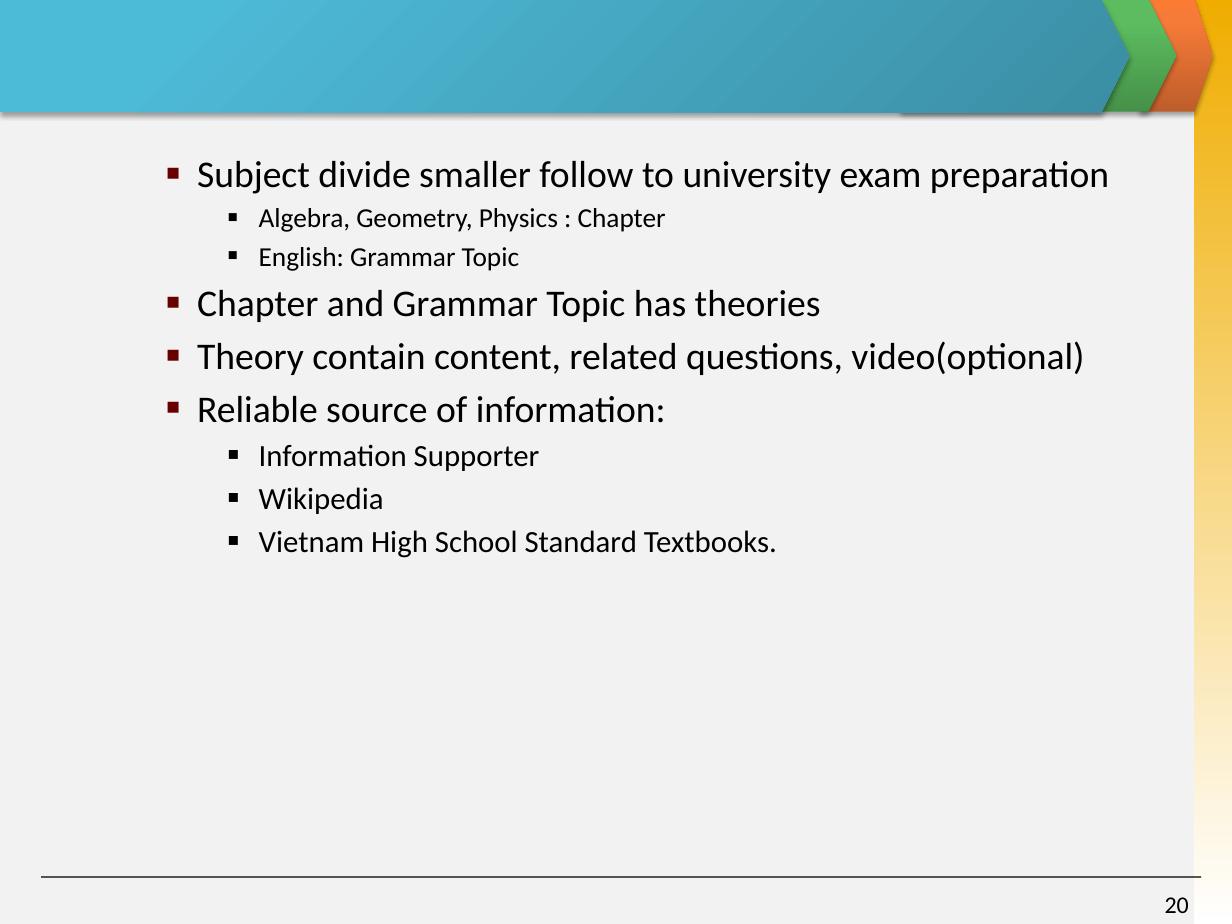
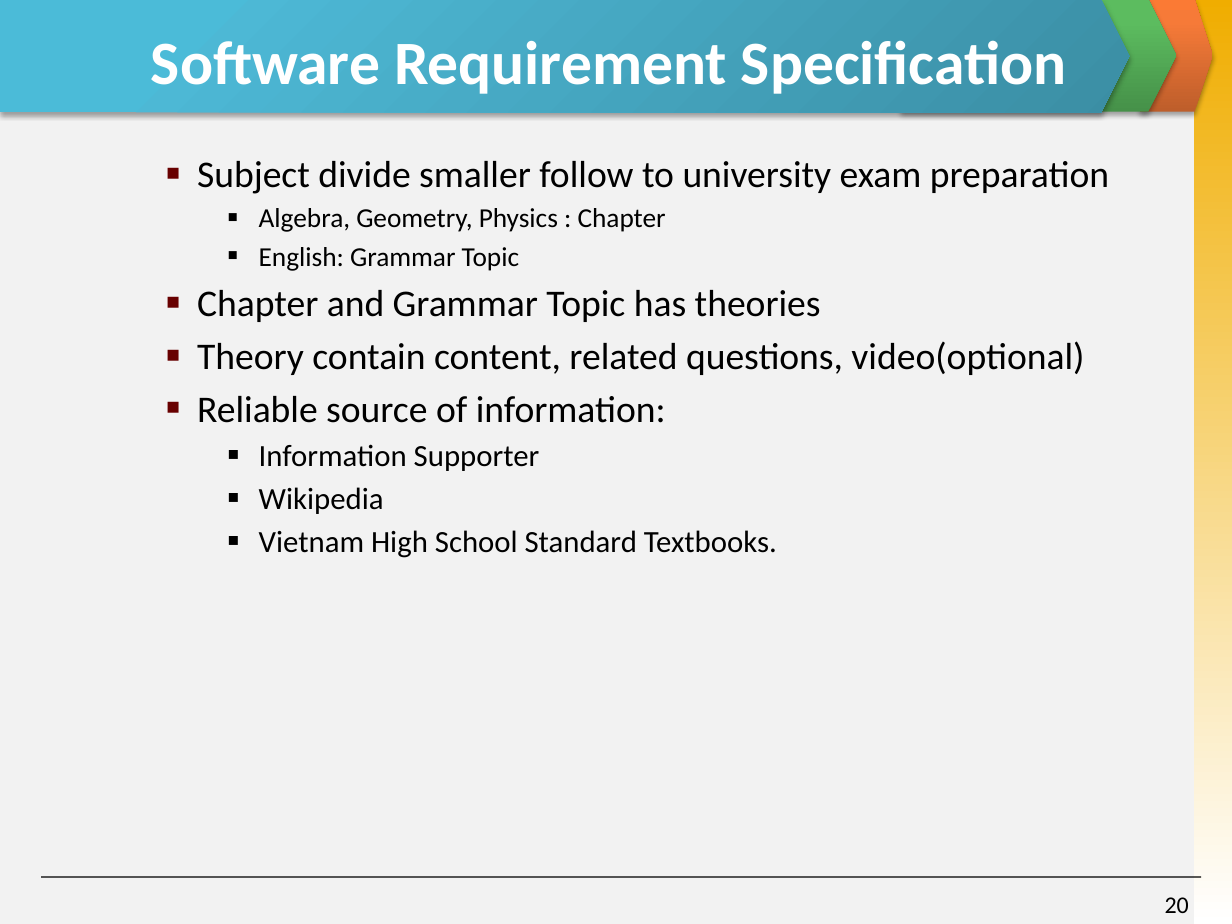
Before and after one commit to invisibleghost/e-learning-website, a slide deck: slide 20 of Document/Final report/Slide Present E-Learning.pptx. Drawn at 1232x924 pixels with LibreOffice and Linux fonts; fonts in the diff are those of the drawing. Boxes give left, top, right and bottom in pixels: in the first picture for what was removed or moved away, otherwise in the second. Text is boxed around its words. In the diff, an @@ line names an element or a change of style, - is before the commit and + after.

```diff
--- a/Document/Final report/Slide Present E-Learning.pptx
+++ b/Document/Final report/Slide Present E-Learning.pptx
@@ title added at [151, 40, 1066, 94], 36 pt, text #FFFFFF, bold @@
+Software Requirement Specification
```
Also in this commit, not shown: 3 other slides changed.
